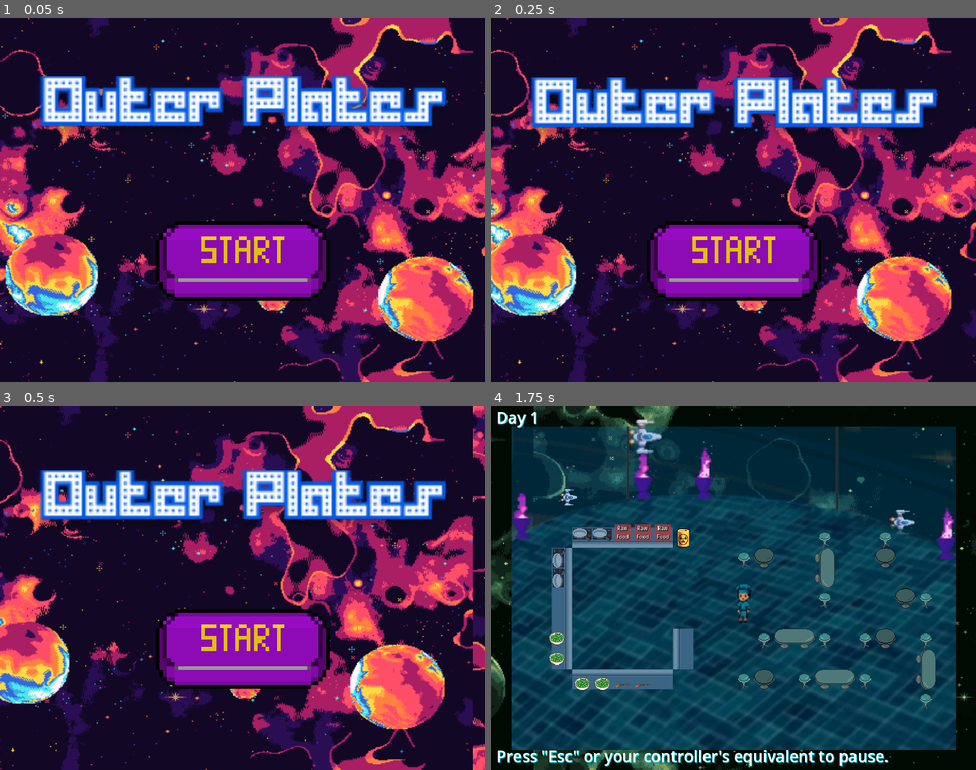
Above: before the commit, frames 1-4 (two rows, left to right).
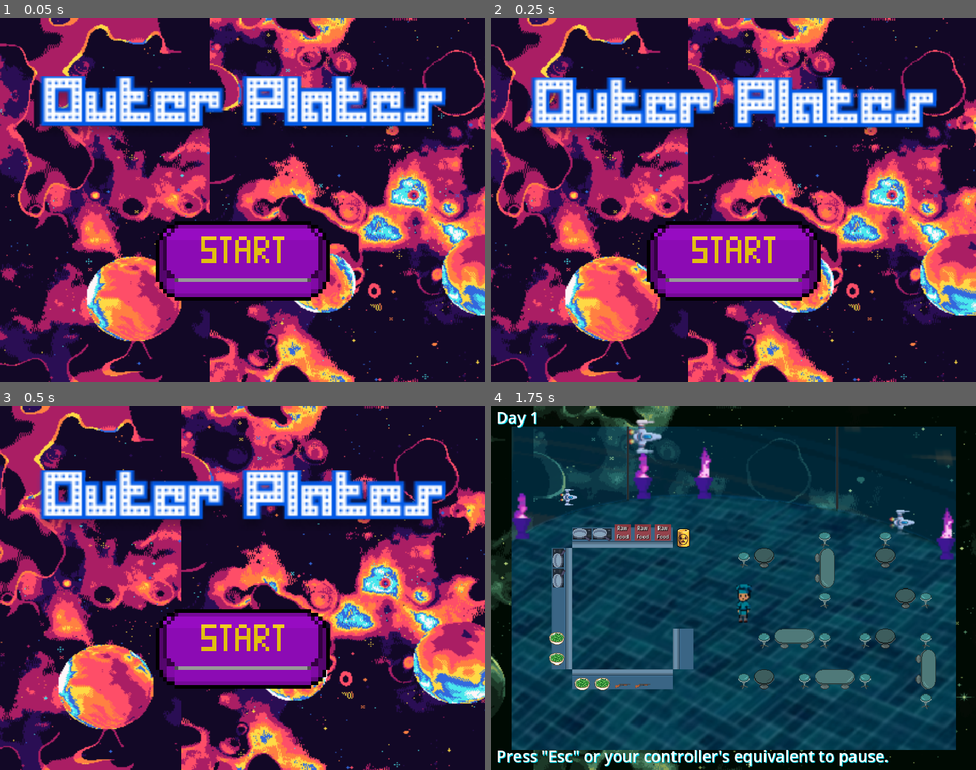
Above: after the commit, the same moments.

Repository: Alexander-Worley/Outer-Plates
Game: Godot game, scene res://Scenes/MainMenu/mainMenu.tscn
The game is run twice, just before and just after one commit, with the same random seed, the same clock (stepped at 60 frames per second) and the same inputs.
Inputs (mouse positions are in pixels of both pictures, inside the frame that each line leads up to):
- Up to frame 1 (0.05 s): no input
- Up to frame 2 (0.25 s): no input
- Up to frame 3 (0.5 s): no input
- Up to frame 4 (1.75 s): click (733, 649) at 0.5 s; click "Main Restaurant" at 1.25 s

The runs differ from the first frame. In frame 1, 53% of the frame differs, in the area x 0-100%, y 0-100%; in frame 2, 53%; in frame 3, 52%; in frame 4, nothing differs.

Commit message:
Added controller support to the Main Menu
Closes #49

Diff:
--- a/DevScenes/Alexander/Alexander.tscn
+++ b/DevScenes/Alexander/Alexander.tscn
@@ -20,7 +20,7 @@
 [node name="Environment" type="Node2D" parent="."]
 
 [node name="Background" parent="Environment" instance=ExtResource("1_1fft2")]
-scroll_offset = Vector2(-1.67666e+06, 0)
+scroll_offset = Vector2(-1.67766e+06, 0)
 Planet = "Green Planet"
 
 [node name="Alexander" type="Label" parent="Environment/Background"]
--- a/Scenes/MainMenu/mainMenu.gd
+++ b/Scenes/MainMenu/mainMenu.gd
@@ -1,5 +1,13 @@
 extends Node2D
+
+@onready var startButton = $startButton
 
 # Changes to the Restaurant Scene
 func _on_start_button_pressed():
 	get_tree().change_scene_to_file("res://DevScenes/DevMenu.tscn")
+
+func _input(event):
+	if event.is_action_pressed("pickup") or event.is_action_pressed("interact"):
+		startButton.button_pressed = true
+		await get_tree().create_timer(0.1).timeout
+		_on_start_button_pressed()
--- a/Scenes/MainMenu/mainMenu.tscn
+++ b/Scenes/MainMenu/mainMenu.tscn
@@ -18,13 +18,14 @@
 script = ExtResource("1_ncq7n")
 
 [node name="Background" parent="." instance=ExtResource("1_0v6ry")]
-scroll_offset = Vector2(-40673.7, 0)
+scroll_offset = Vector2(-118319, 0)
 
 [node name="startButton" type="TextureButton" parent="."]
 offset_left = 240.0
 offset_top = 320.0
 offset_right = 528.0
 offset_bottom = 448.0
+toggle_mode = true
 texture_normal = SubResource("AtlasTexture_grw4p")
 texture_pressed = SubResource("AtlasTexture_aumqd")
 stretch_mode = 3
